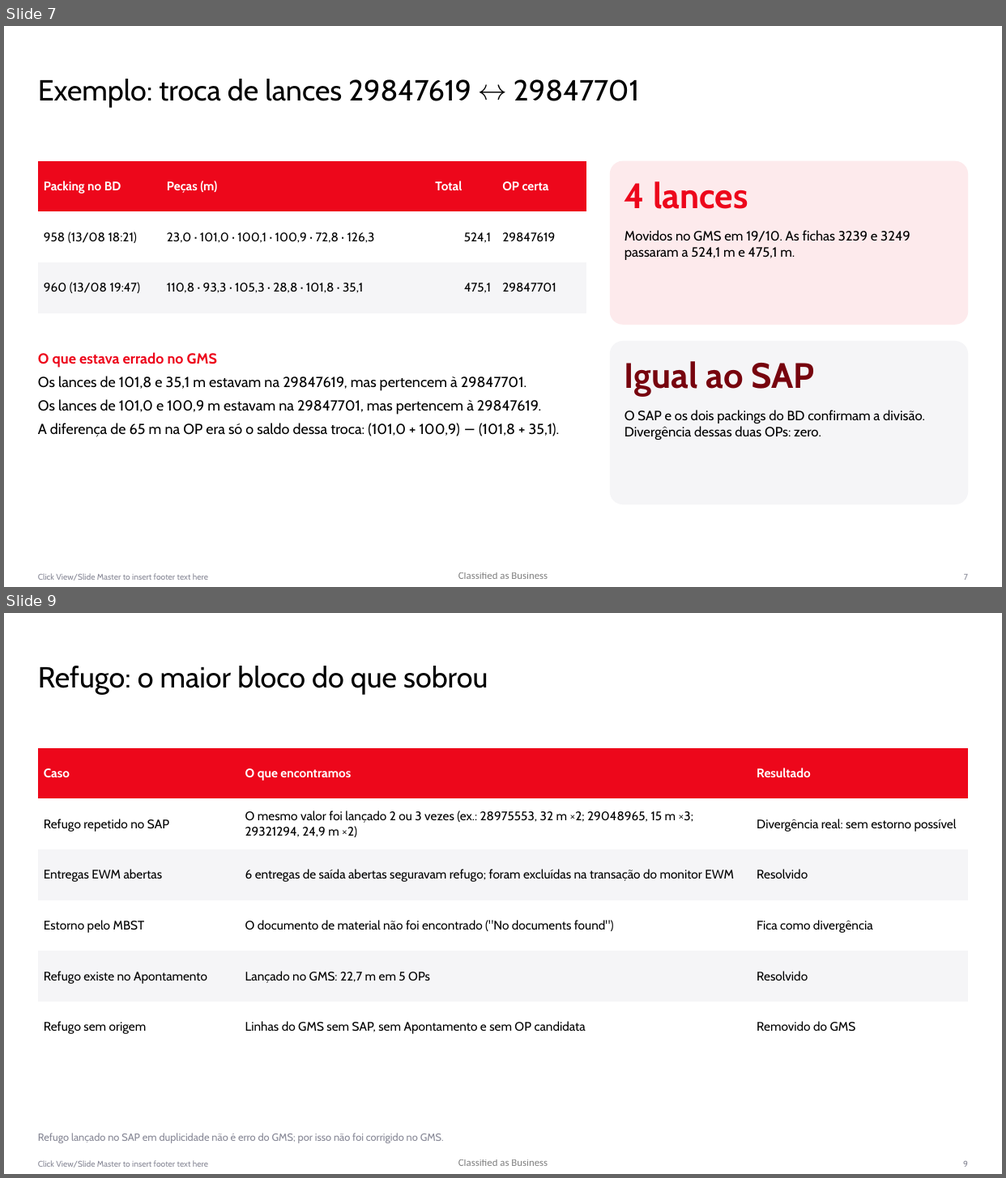
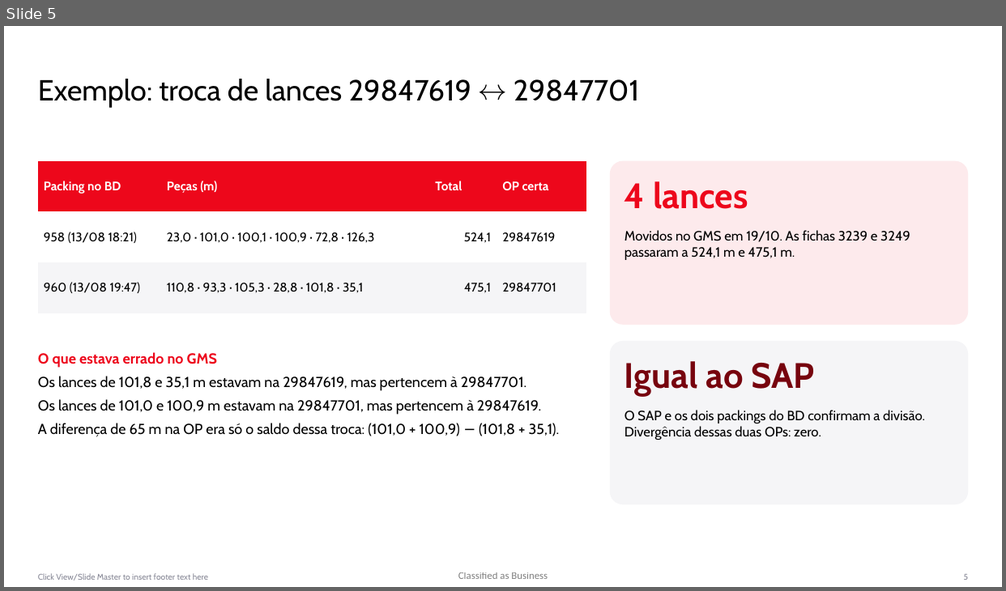
Before and after one commit to WilliamNRAmorim/Projetos, a slide deck: Producao_GMS_x_MB51/Apresentação/Tratativas_GMS_x_SAP.pptx. Shown one above the other, each under a label of ours: slides 7 and 9 before the commit, slide 5 after it; the slides between them are not shown. The pictures are 1006x1178 and 1006x591 pixels, drawn with LibreOffice and Linux fonts; fonts in the diff are those of the drawing; background and template pictures are left out. Boxes give left, top, right and bottom in pixels: in the first picture for what was removed or moved away, otherwise in the second. Text is boxed around its words. In the diff, an @@ line names an element or a change of style, - is before the commit and + after.

```diff
--- a/Producao_GMS_x_MB51/Apresentação/Tratativas_GMS_x_SAP.pptx
+++ b/Producao_GMS_x_MB51/Apresentação/Tratativas_GMS_x_SAP.pptx
@@ slide 9 removed at [4,613,1002,1174], background #FFFFFF; not listed: 3 template elements that a slide beside it also shows @@
@@ title removed at [38,666,488,695] @@
-Refugo: o maior bloco do que sobrou
@@ table removed at [38,747,968,1053], 6 rows, 3 columns @@
-Caso | O que encontramos | Resultado
-Refugo repetido no SAP | O mesmo valor foi lançado 2 ou 3 vezes (ex.: 28975553, 32 m ×2; 29048965, 15 m ×3; 29321294, 24,9 m ×2) | Divergência real: sem estorno possível
-Entregas EWM abertas | 6 entregas de saída abertas seguravam refugo; foram excluídas na transação do monitor EWM | Resolvido
-Estorno pelo MBST | O documento de material não foi encontrado ("No documents found") | Fica como divergência
-Refugo existe no Apontamento | Lançado no GMS: 22,7 m em 5 OPs | Resolvido
-Refugo sem origem | Linhas do GMS sem SAP, sem Apontamento e sem OP candidata | Removido do GMS
@@ text removed at [38,1133,444,1144] @@
-Refugo lançado no SAP em duplicidade não é erro do GMS; por isso não foi corrigido no GMS.
@@ what was slide 7 is now slide 5 @@
@@ page number at [964,574,969,580]: text changed @@
-7
+5
```
Also in this commit, not shown: 4 slides changed, 4 other slides removed, 4 other files.
